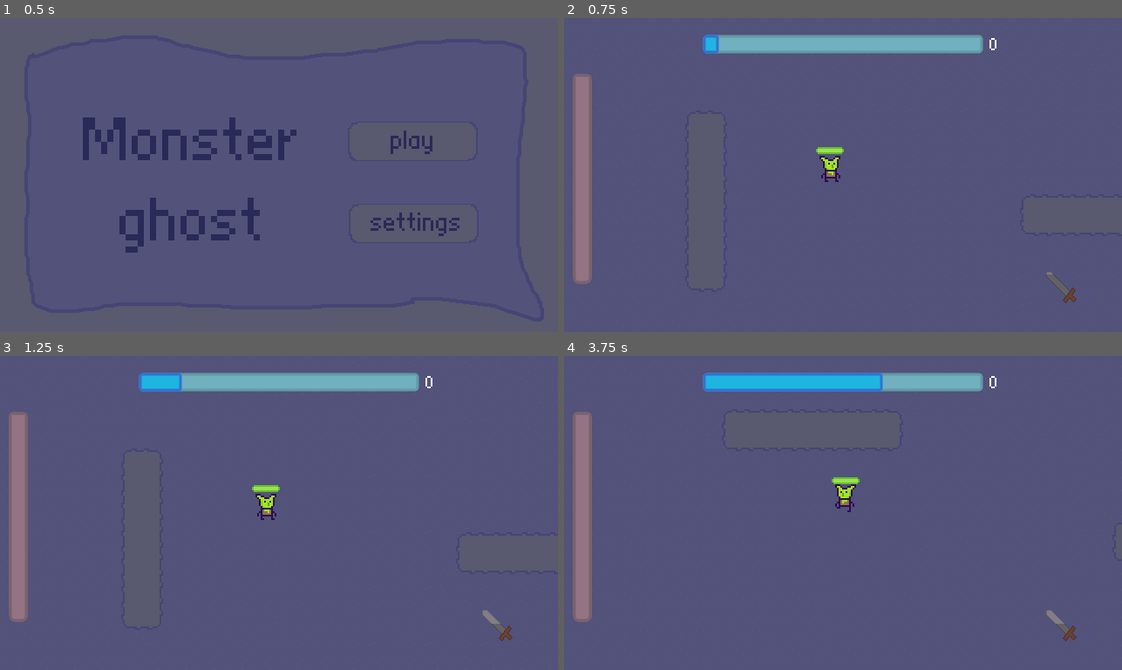
Above: before the commit, frames 1-4 (two rows, left to right).
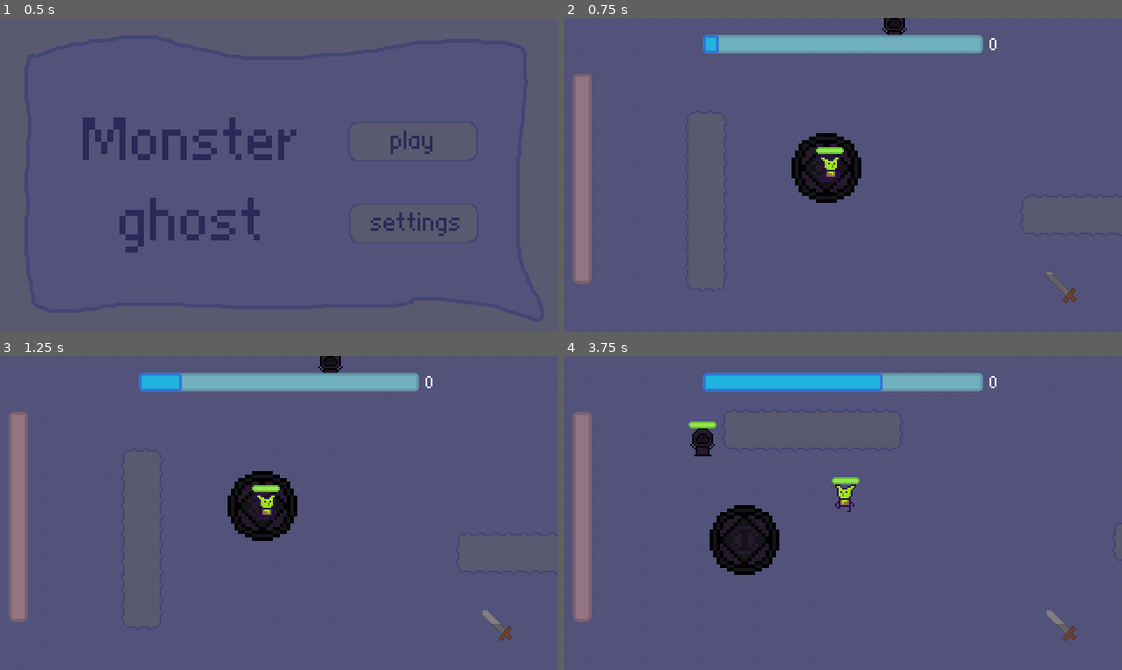
Above: after the commit, the same moments.

Repository: novomiracle/in-enemy
Game: Godot game, scene res://scenes/scene_switcher.tscn
Same seed, same stepped clock (60 frames per second), same inputs: the game is played once before the commit and once after it. The engine's default icon, where the game draws it, is replaced by a stand-in: a white triangle on a blue panel in a dark square.
Inputs (mouse positions are in pixels of both pictures, inside the frame that each line leads up to):
- Up to frame 1 (0.5 s): no input
- Up to frame 2 (0.75 s): click "play" at 0.5 s
- Up to frame 3 (1.25 s): no input
- Up to frame 4 (3.75 s): move the mouse to (831, 506) at 1.27 s; hold D (right) 1.28-2.03 s; click (831, 506) at 1.35 s; move the mouse to (731, 528) at 2.02 s; hold S (down) 2.03-2.78 s; click (731, 528) at 2.1 s; move the mouse to (898, 443) at 2.77 s; hold D (right) 2.78-3.53 s; tap Space (attack2) at 2.85 s; click (898, 443) at 3.05 s; move the mouse to (815, 575) at 3.52 s; hold W (up) from 3.53 s (still down); right-click (815, 575) at 3.6 s

Frame 1 is identical in both runs. In frame 2, 2.1% of the frame differs, in the area x 40-62%, y 0-59%; in frame 3, 2.1%; in frame 4, 2.6%, in the area x 22-39%, y 20-70%.

Commit message:
dark wizard

Diff:
--- /dev/null
+++ b/IE/monsters/dark_wizard.gd
@@ -0,0 +1,45 @@
+extends "res://scripts/monster.gd"
+
+
+# Declare member variables here. Examples:
+# var a = 2
+# var b = "text"
+var magic_circle = load("res://weaponsAndProjectiles/dark_circle.tscn");
+onready var parent = get_parent()
+
+func stats():
+	soul = 2
+	attackOneCooldown = 2.5
+	hp = 50
+	speed = 90
+func attack1():
+	$AnimationPlayer.play("attack")
+	var inst = magic_circle.instance()
+	inst.position = GameState.theMonster.position;
+	if player:
+		inst.position = get_global_mouse_position()
+		inst.player = true
+	parent.add_child(inst)
+	attackOneBool = false
+	#strafeDir += Vector2(GameState.random.randf_range(-0.1,0.1),GameState.random.randf_range(-0.1,0.1))
+	$AttackOne.start()
+# Called when the node enters the scene tree for the first time.
+
+func ai():
+	#print(toAttack)
+	if toAttack:
+		if attackOneBool:
+			attack1()
+	if GameState.theMonster != null:
+		if  position.distance_to(GameState.theMonster.position) > 100:
+			$NavigationAgent2D.set_target_location(GameState.theMonster.position)
+			direction = position.direction_to($NavigationAgent2D.get_next_location())
+		else:
+			direction = Vector2.ZERO
+# Called every frame. 'delta' is the elapsed time since the previous frame.
+#func _process(delta):
+#	pass
+
+func _on_AnimationPlayer_animation_finished(anim_name):
+	if anim_name == "attack":
+		$AnimationPlayer.play("walk")
--- a/IE/monsters/dark_wizard.tscn
+++ b/IE/monsters/dark_wizard.tscn
@@ -1,12 +1,67 @@
-[gd_scene load_steps=3 format=2]
+[gd_scene load_steps=7 format=2]
 
 [ext_resource path="res://scenes/monster.tscn" type="PackedScene" id=1]
 [ext_resource path="res://art/dark_wizard.png" type="Texture" id=2]
+[ext_resource path="res://monsters/dark_wizard.gd" type="Script" id=3]
+
+[sub_resource type="Animation" id=1]
+length = 0.001
+tracks/0/type = "value"
+tracks/0/path = NodePath("Sprite:frame")
+tracks/0/interp = 1
+tracks/0/loop_wrap = true
+tracks/0/imported = false
+tracks/0/enabled = true
+tracks/0/keys = {
+"times": PoolRealArray( 0 ),
+"transitions": PoolRealArray( 1 ),
+"update": 1,
+"values": [ 0 ]
+}
+
+[sub_resource type="Animation" id=3]
+resource_name = "attack"
+tracks/0/type = "value"
+tracks/0/path = NodePath("Sprite:frame")
+tracks/0/interp = 1
+tracks/0/loop_wrap = true
+tracks/0/imported = false
+tracks/0/enabled = true
+tracks/0/keys = {
+"times": PoolRealArray( 0 ),
+"transitions": PoolRealArray( 1 ),
+"update": 1,
+"values": [ 2 ]
+}
+
+[sub_resource type="Animation" id=2]
+resource_name = "walk"
+length = 0.6
+loop = true
+tracks/0/type = "value"
+tracks/0/path = NodePath("Sprite:frame")
+tracks/0/interp = 1
+tracks/0/loop_wrap = true
+tracks/0/imported = false
+tracks/0/enabled = true
+tracks/0/keys = {
+"times": PoolRealArray( 0, 0.3 ),
+"transitions": PoolRealArray( 1, 1 ),
+"update": 1,
+"values": [ 0, 1 ]
+}
 
 [node name="KinematicBody2D" instance=ExtResource( 1 )]
+script = ExtResource( 3 )
 
 [node name="Sprite" parent="." index="0"]
 texture = ExtResource( 2 )
 hframes = 3
 
-[node name="AnimationPlayer" type="AnimationPlayer" parent="Sprite" index="0"]
+[node name="AnimationPlayer" type="AnimationPlayer" parent="." index="14"]
+autoplay = "walk"
+anims/RESET = SubResource( 1 )
+anims/attack = SubResource( 3 )
+anims/walk = SubResource( 2 )
+
+[connection signal="animation_finished" from="AnimationPlayer" to="." method="_on_AnimationPlayer_animation_finished"]
--- a/IE/scenes/area_effect.gd
+++ b/IE/scenes/area_effect.gd
@@ -2,29 +2,32 @@
 
 export var spawnOnReady = false
 export var removeOnScreenExit = false
-var direction = Vector2.ZERO
 var damage = 5
 var knockback = 0
 var player = false
 var hurt = false
-
+func stats():
+	pass
 func _ready():
+	stats()
 	if spawnOnReady:
 		spawn()
 func die():
 	queue_free()
 func spawn():
+	print("spawn")
 	hurt = true
 	on_spawn()
 	$Timer.start()
 # Called every frame. 'delta' is the elapsed time since the previous frame.
 func on_spawn():
-	for area in $damage.get_overlapping_areas():
-		if area.is_in_group("hitbox"):
-			if area.get_parent().player || player:
-				area.get_parent().damage(damage,position,knockback)
-			else:
-				area.get_parent().damage(damage * GameState.friendlyFire,position,knockback)
+#	for area in $damage.get_overlapping_areas():
+#		if area.is_in_group("hitbox"):
+#			if area.get_parent().player || player:
+#				area.get_parent().damage(damage,position,knockback)
+#			else:
+#				area.get_parent().damage(damage * GameState.friendlyFire,position,knockback)
+	pass
 
 func _on_VisibilityNotifier2D_screen_exited():
 	if removeOnScreenExit:
@@ -37,10 +40,20 @@
 
 func _on_damage_area_entered(area):
 	if area.is_in_group("hitbox") && hurt:
+		print("dmg",hurt)
 		if area.get_parent().player || player:
 			area.get_parent().damage(damage,position,knockback)
 		else:
 			area.get_parent().damage(damage * GameState.friendlyFire,position,knockback)
 
+
+
+
 func _on_Timer_timeout():
-	die()
+	if hurt:
+		for area in $damage.get_overlapping_areas():
+			if area.is_in_group("hitbox"):
+				if area.get_parent().player || player:
+					area.get_parent().damage(damage,position,knockback)
+				else:
+					area.get_parent().damage(damage * GameState.friendlyFire,position,knockback)
--- a/IE/scenes/area_effect.tscn
+++ b/IE/scenes/area_effect.tscn
@@ -7,6 +7,7 @@
 radius = 2.0
 
 [node name="KinematicBody2D" type="KinematicBody2D"]
+z_index = -1
 script = ExtResource( 2 )
 
 [node name="damage" type="Area2D" parent="."]
@@ -26,6 +27,7 @@
 [node name="VisibilityNotifier2D" type="VisibilityNotifier2D" parent="."]
 
 [node name="Timer" type="Timer" parent="."]
+wait_time = 0.2
 
 [connection signal="area_entered" from="damage" to="." method="_on_damage_area_entered"]
 [connection signal="screen_entered" from="VisibilityEnabler2D" to="." method="_on_VisibilityEnabler2D_screen_entered"]
--- a/IE/scenes/mainScene.tscn
+++ b/IE/scenes/mainScene.tscn
@@ -6,6 +6,7 @@
 [ext_resource path="res://scenes/TileMap.tscn" type="PackedScene" id=4]
 [ext_resource path="res://scenes/ui/game_ui.tscn" type="PackedScene" id=5]
 [ext_resource path="res://scenes/cameraman.tscn" type="PackedScene" id=6]
+[ext_resource path="res://monsters/dark_wizard.tscn" type="PackedScene" id=7]
 
 [sub_resource type="NavigationPolygon" id=1]
 vertices = PoolVector2Array( -428, 133.001, 382.001, 314.999, -800.999, 309.002, -553, 132.001, -808.001, -354.998, -552, 24.0014, 367.999, -349.001, -506, 24.0013, -428, 88.0011, -506, 88.0013 )
@@ -17,6 +18,7 @@
 
 [node name="Node2D2" type="Node2D" parent="."]
 position = Vector2( -205, -186 )
+z_index = -4096
 
 [node name="TileMap" parent="Node2D2" instance=ExtResource( 4 )]
 position = Vector2( -258, -207 )
@@ -39,6 +41,9 @@
 
 [node name="monsterContainer" type="YSort" parent="."]
 
+[node name="KinematicBody2D" parent="monsterContainer" instance=ExtResource( 7 )]
+position = Vector2( 37, -61 )
+
 [node name="goblin" parent="monsterContainer" instance=ExtResource( 3 )]
 position = Vector2( 0, 20 )
 player = true
--- a/IE/weaponsAndProjectiles/dark_circle.gd
+++ b/IE/weaponsAndProjectiles/dark_circle.gd
@@ -1 +1,3 @@
 extends "res://scenes/area_effect.gd"
+func stats():
+	damage = 15
--- a/IE/weaponsAndProjectiles/dark_circle.tscn
+++ b/IE/weaponsAndProjectiles/dark_circle.tscn
@@ -5,7 +5,6 @@
 [ext_resource path="res://weaponsAndProjectiles/dark_circle.gd" type="Script" id=3]
 
 [sub_resource type="CircleShape2D" id=1]
-radius = 2.5
 
 [sub_resource type="Animation" id=2]
 length = 0.001
@@ -39,7 +38,7 @@
 
 [sub_resource type="Animation" id=3]
 resource_name = "start"
-length = 2.1
+length = 2.0
 tracks/0/type = "value"
 tracks/0/path = NodePath("Sprite:frame")
 tracks/0/interp = 1
@@ -47,7 +46,7 @@
 tracks/0/imported = false
 tracks/0/enabled = true
 tracks/0/keys = {
-"times": PoolRealArray( 0, 0.5, 0.8, 1.3 ),
+"times": PoolRealArray( 0, 0.3, 0.5, 1.4 ),
 "transitions": PoolRealArray( 1, 1, 1, 1 ),
 "update": 0,
 "values": [ 0, 2, 2, 7 ]
@@ -59,7 +58,7 @@
 tracks/1/imported = false
 tracks/1/enabled = true
 tracks/1/keys = {
-"times": PoolRealArray( 1.1, 2.1 ),
+"times": PoolRealArray( 0.7, 2 ),
 "transitions": PoolRealArray( 1, 1 ),
 "values": [ {
 "args": [  ],
@@ -71,26 +70,30 @@
 }
 
 [node name="KinematicBody2D" instance=ExtResource( 1 )]
+scale = Vector2( 2, 2 )
 script = ExtResource( 3 )
-spawnOnReady = true
 
 [node name="CollisionShape2D" parent="damage" index="0"]
-position = Vector2( -0.25, 0 )
+position = Vector2( -1.25, 0 )
 shape = SubResource( 1 )
 
 [node name="Sprite" parent="." index="1"]
 position = Vector2( -1.90735e-06, 1.90735e-06 )
+scale = Vector2( 1, 1 )
 texture = ExtResource( 2 )
 hframes = 8
 frame = 2
 
 [node name="VisibilityEnabler2D" parent="." index="2"]
-position = Vector2( -0.25, 0 )
-scale = Vector2( 0.3, 0.3 )
+position = Vector2( -0.999999, -4.76837e-07 )
+scale = Vector2( 1, 1 )
 
 [node name="VisibilityNotifier2D" parent="." index="3"]
-position = Vector2( -0.25, 0 )
-scale = Vector2( 0.3, 0.3 )
+position = Vector2( -1, 0 )
+
+[node name="Timer" parent="." index="4"]
+wait_time = 0.7
+autostart = true
 
 [node name="AnimationPlayer" type="AnimationPlayer" parent="." index="5"]
 autoplay = "start"
Binary file changed: IE/art/dark_wizard.png
Not shown: 1 places in IE/scenes/mainScene.tscn that only renumber resources
